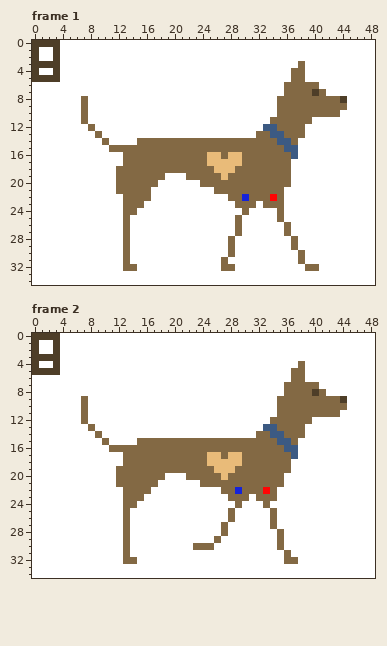
Animated GIF sprite, stored at GimpArt/anim2.gif. The picture above was drawn from the file before the commit.
The file is 49x35 pixels, 8 frames. Shown: frame 1, frame 2. The commit also changed other frames, which this record leaves out.
Once edited:
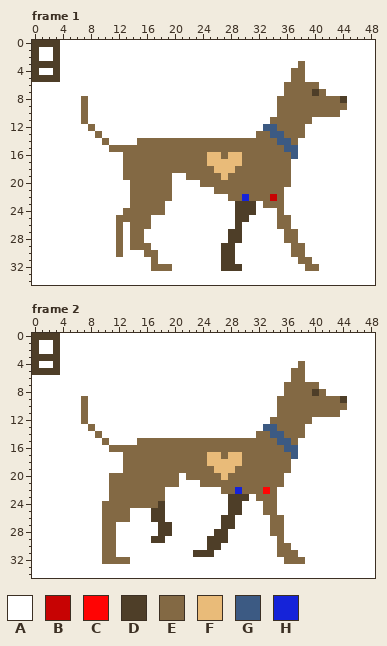
Palette (. is transparent): A #ffffff  B #c70303  C #ff0404  D #4e3e28  E #836944  F #e9bb79  G #3c5a83  H #1523d9
From old to new:
Frame 1:
Colour A replaces colour E in rows 18 to 19 at x 12; in rows 20 to 21 at x 12 to 13; in rows 22 to 23 at x 13; in rows 26 to 31 at x 13; in row 32 at x 13 to 14.
Colour B replaces colour C in row 22 at x 34.
Colour D replaces colour A in row 24 at x 29 and 31; in row 25 at x 30; in row 27 at x 28; in row 28 at x 29; in rows 29 to 30 at x 27; in row 31 at x 28.
Colour D replaces colour A in row 32 at x 29.
Colour D replaces colour E in row 23 at x 29 to 31; in row 24 at x 30; in rows 25 to 27 at x 29; in rows 28 to 30 at x 28; in row 31 at x 27; in row 32 at x 27 to 28.
Colour E replaces colour A in row 19 at x 19; in row 20 at x 18 to 19; in rows 21 to 22 at x 17 to 19; in row 23 at x 16 to 18; in row 24 at x 15 to 18; in row 25 at x 12, 14 to 16 and 36.
Colour E replaces colour A in row 26 at x 12, 14 to 16 and 35; in row 27 at x 12, 14 to 15 and 37; in row 28 at x 12, 14 to 15 and 36; in row 29 at x 12, 14 to 16 and 38; in row 30 at x 12, 16 to 17 and 37; in row 31 at x 17 and 39.
Colour E replaces colour A in row 32 at x 17 to 19.
Frame 2:
Colour A replaces colour E in row 19 at x 12; in rows 27 to 29 at x 13; in row 30 at x 13 and 23 to 24; in row 31 at x 13; in row 32 at x 14.
Colour D replaces colour A in row 24 at x 18 and 28; in row 25 at x 17 to 18 and 29; in row 26 at x 17 to 18 and 27; in row 27 at x 18 to 19 and 28; in row 28 at x 18 to 19 and 26; in row 29 at x 17 to 18, 25 and 27.
Colour D replaces colour A in row 30 at x 26; in row 31 at x 23 to 25.
Colour D replaces colour E in row 23 at x 28 to 30; in row 24 at x 29; in rows 25 to 26 at x 28; in rows 27 to 28 at x 27; in row 29 at x 26; in row 30 at x 25.
Colour E replaces colour A in row 20 at x 11 and 19 to 20; in row 21 at x 11 and 18 to 20; in row 22 at x 11 to 12 and 17 to 18; in row 23 at x 11 to 12 and 16 to 18; in row 24 at x 10 to 12, 15 to 17 and 34; in row 25 at x 10 to 12 and 33.
Colour E replaces colour A in row 26 at x 10 to 12 and 35; in row 27 at x 10 to 11 and 35; in row 28 at x 10 to 11 and 34; in row 29 at x 10 to 11; in row 30 at x 10 to 11 and 36; in row 31 at x 10 to 11, 35 and 37.
Colour E replaces colour A in row 32 at x 10 to 12 and 38.
Where, in picture pixels (left, top, right, bottom), the same in both pictures:
changed: (116, 166, 172, 271)
changed: (221, 194, 312, 271)
changed: (102, 466, 305, 564)
